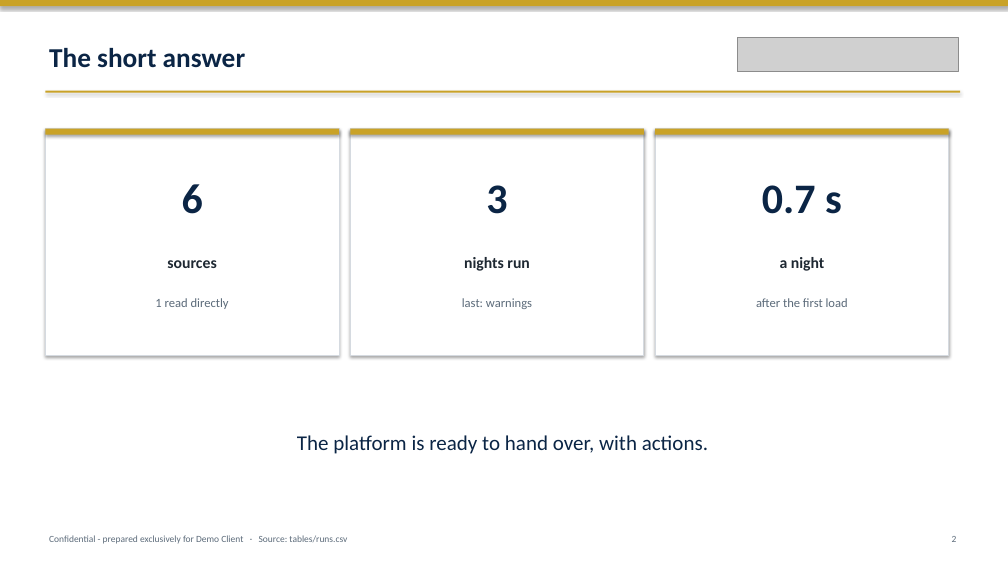
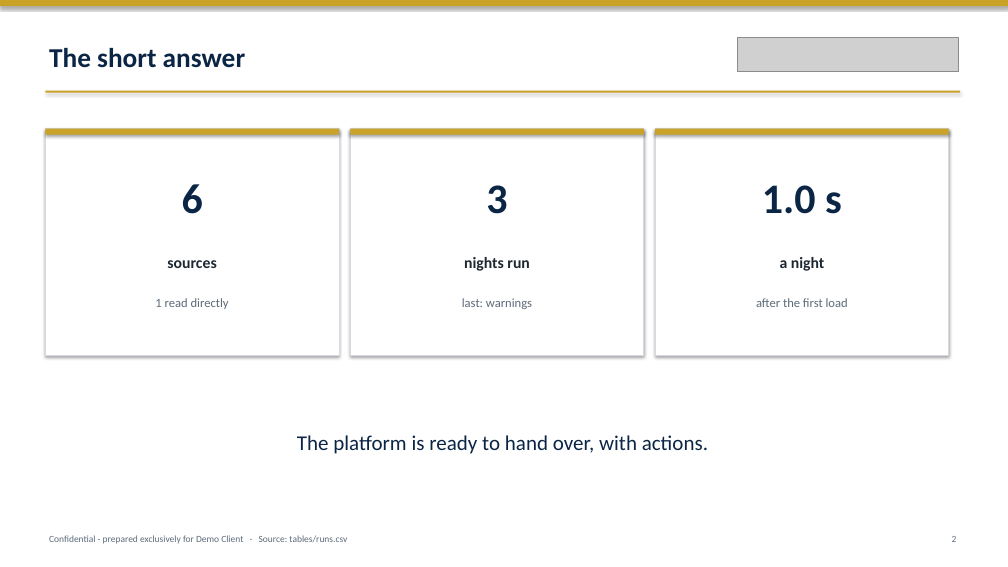
Before and after one commit to AbduWars/proquant-12-data-engineering, a slide deck: slide 2 of sample-delivery/03_DemoClient_DataEngineering_Presentation_v1.0_20261111.pptx. Drawn at 1008x567 pixels with LibreOffice and Linux fonts; fonts in the diff are those of the drawing; grey boxes stand for pictures. Boxes give left, top, right and bottom in pixels: in the first picture for what was removed or moved away, otherwise in the second. Text is boxed around its words. In the diff, an @@ line names an element or a change of style, - is before the commit and + after.

```diff
--- a/sample-delivery/03_DemoClient_DataEngineering_Presentation_v1.0_20261111.pptx
+++ b/sample-delivery/03_DemoClient_DataEngineering_Presentation_v1.0_20261111.pptx
@@ text at <box>762,185,842,214</box>: text changed @@
-0.7 s
+1.0 s
```
Also in this commit, not shown: 11 other files.
